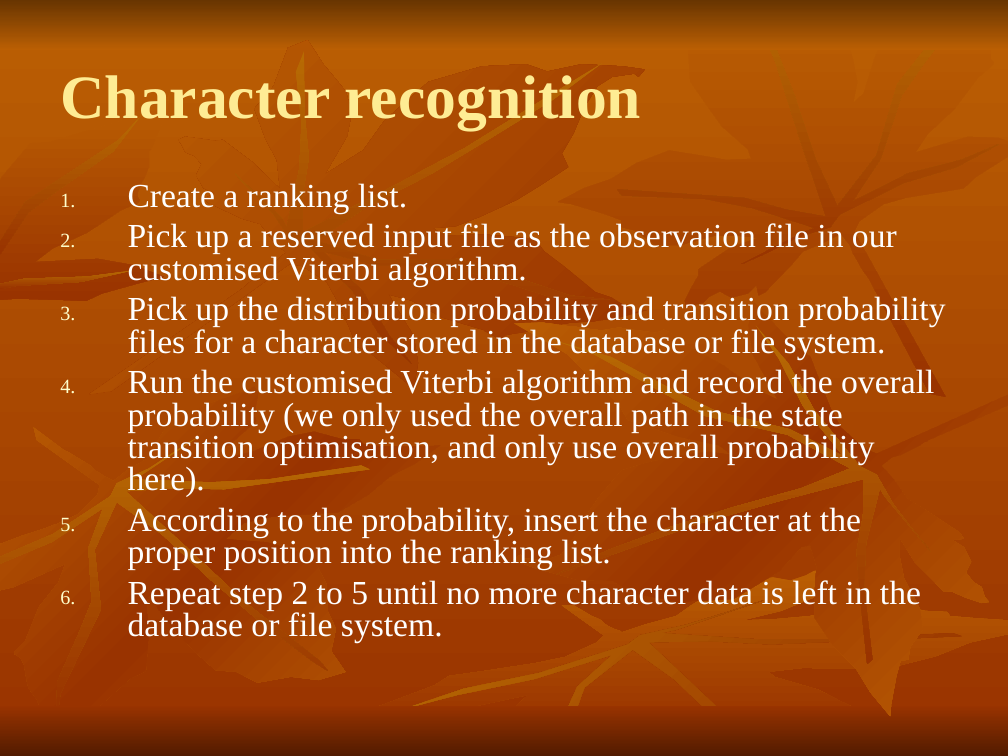
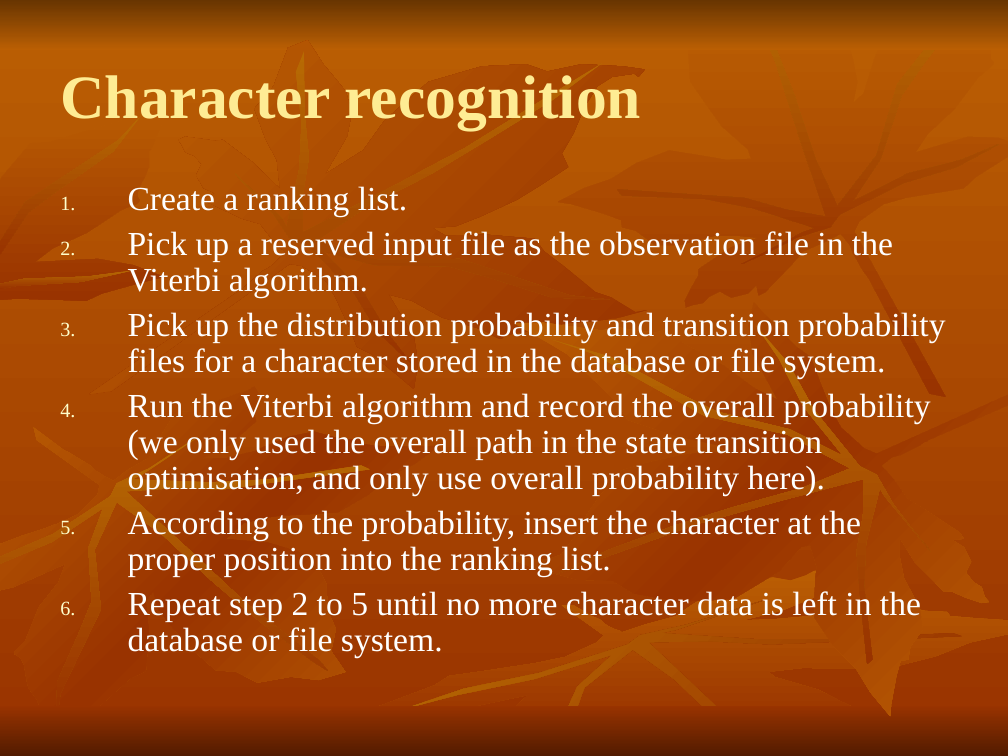
Before and after one commit to shaileshBhokare/honours, a slide deck: slide 18 of Dissertition/report/ranHonours Seminar.ppt (slide 21 before the commit). Drawn at 1008x756 pixels with LibreOffice and Linux fonts; fonts in the diff are those of the drawing. Boxes give left, top, right and bottom in pixels: in the first picture for what was removed or moved away, otherwise in the second. Text is boxed around its words. In the diff, an @@ line names an element or a change of style, - is before the commit and + after.

```diff
--- a/Dissertition/report/ranHonours Seminar.ppt
+++ b/Dissertition/report/ranHonours Seminar.ppt
@@ text at (128, 186, 945, 658): line spacing 0.8 to 0.9 @@
@@ text at (128, 231, 893, 298): text changed @@
-2. Pick up a reserved input file as the observation file in our customised Viterbi algorithm.
+2. Pick up a reserved input file as the observation file in the Viterbi algorithm.
@@ text at (128, 393, 930, 496): text changed @@
-4. Run the customised Viterbi algorithm and record the overall probability (we only used the overall path in the state transition optimisation, and only use overall probability here).
+4. Run the Viterbi algorithm and record the overall probability (we only used the overall path in the state transition optimisation, and only use overall probability here).
```
Also in this commit, not shown: 9 other slides changed, 3 slides removed.
